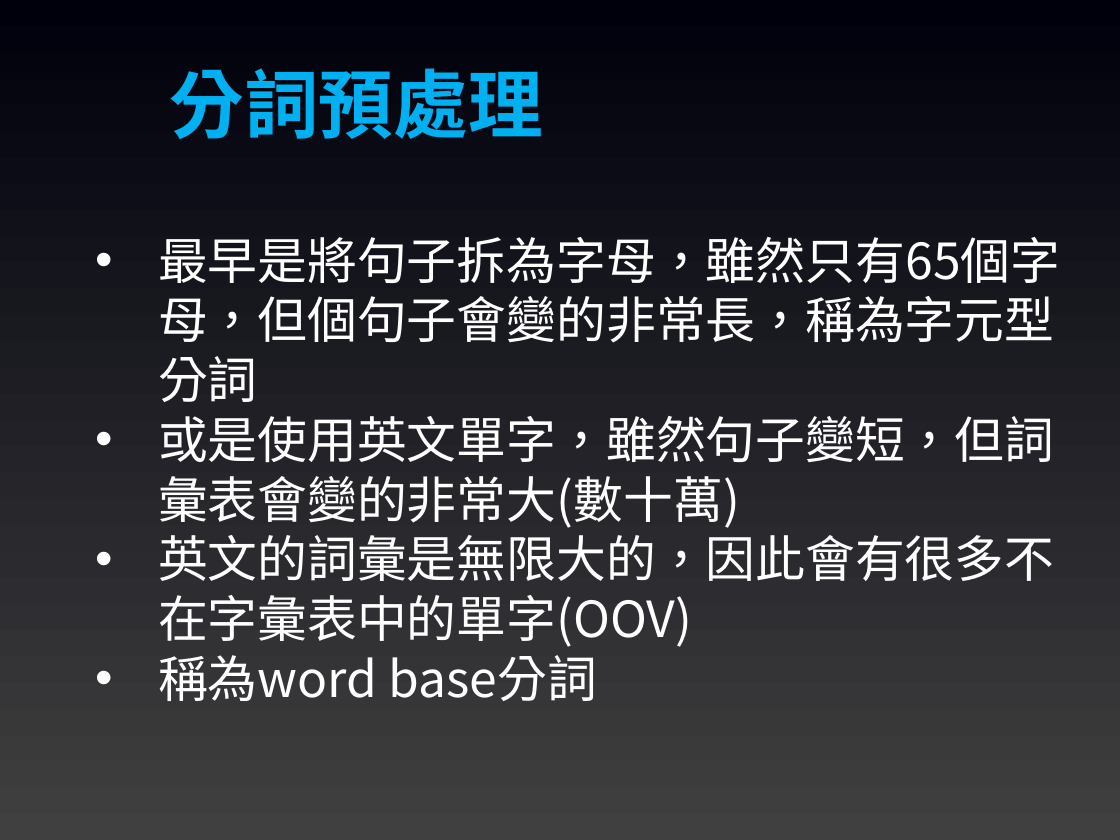
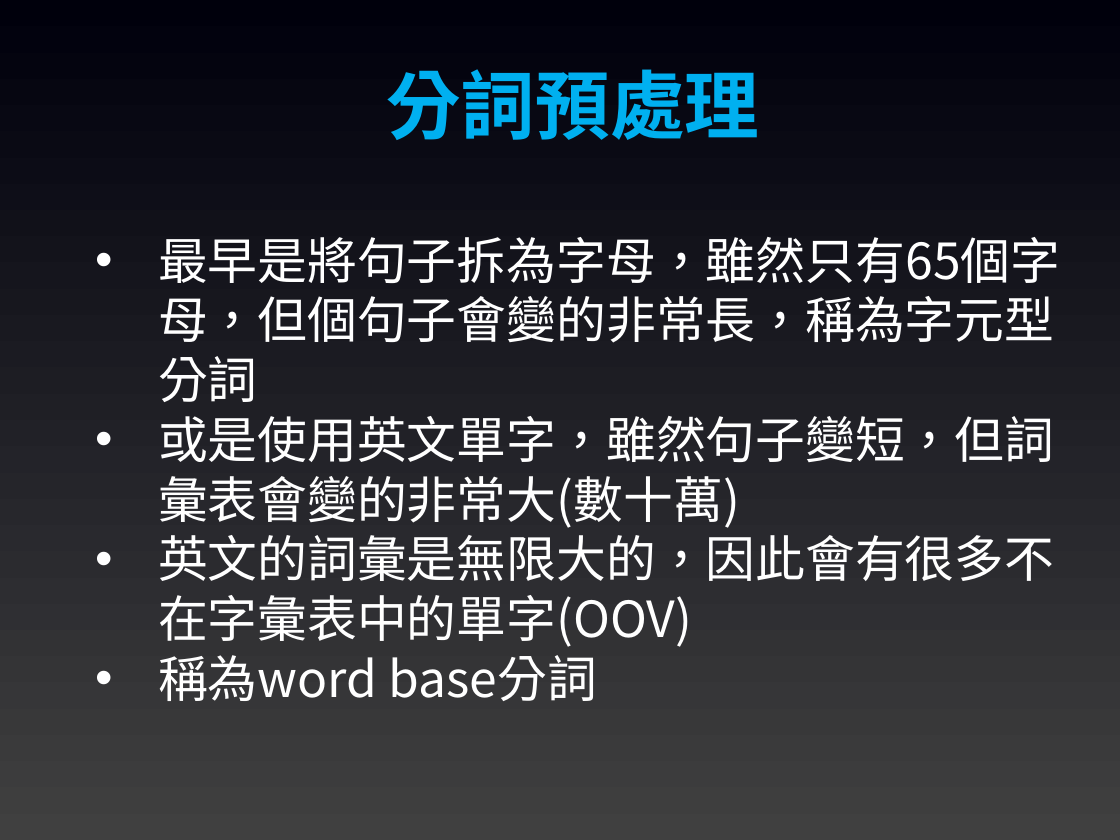
Before and after one commit to joshhu/mustllm20242nd, a slide deck: slide 7 of Slides/Week03/07：NLP任務的內部結構.pptx. Drawn at 1120x840 pixels with LibreOffice and Linux fonts; fonts in the diff are those of the drawing. Boxes give left, top, right and bottom in pixels: in the first picture for what was removed or moved away, otherwise in the second. Text is boxed around its words. In the diff, an @@ line names an element or a change of style, - is before the commit and + after.

```diff
--- a/Slides/Week03/07：NLP任務的內部結構.pptx
+++ b/Slides/Week03/07：NLP任務的內部結構.pptx
@@ text "分詞預處理": place and size @@
-text "分詞預處理" at (170,68,543,139)
+text "分詞預處理" at (386,69,759,140)
```
Also in this commit, not shown: 2 other slides changed, 2 slides added, 7 other files.
